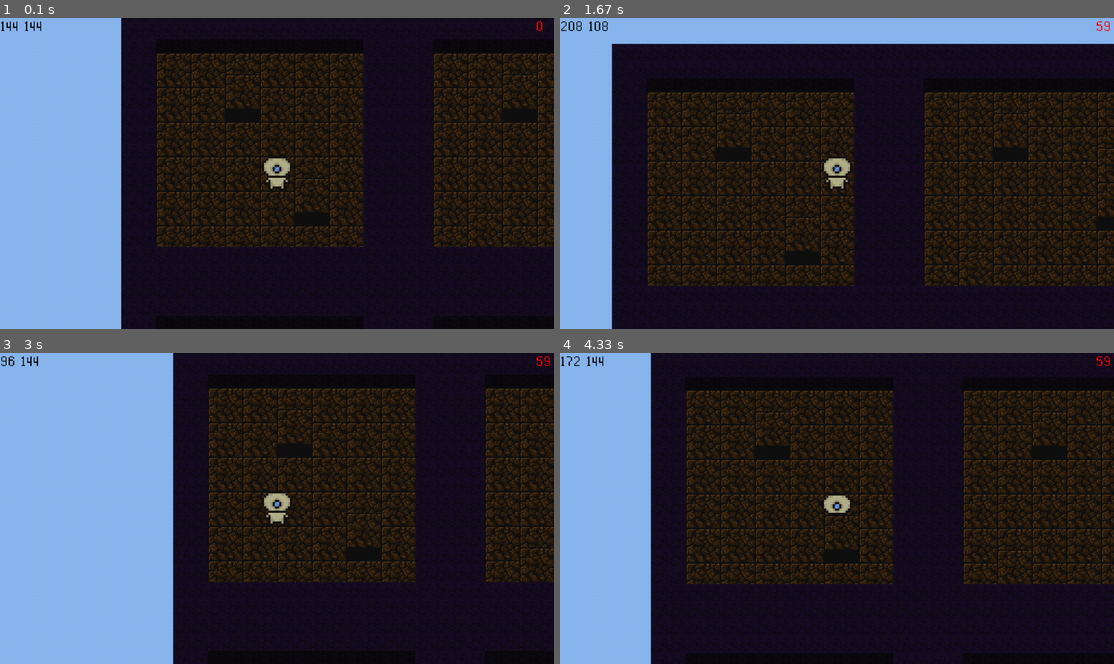
Above: before the commit, frames 1-4 (two rows, left to right).
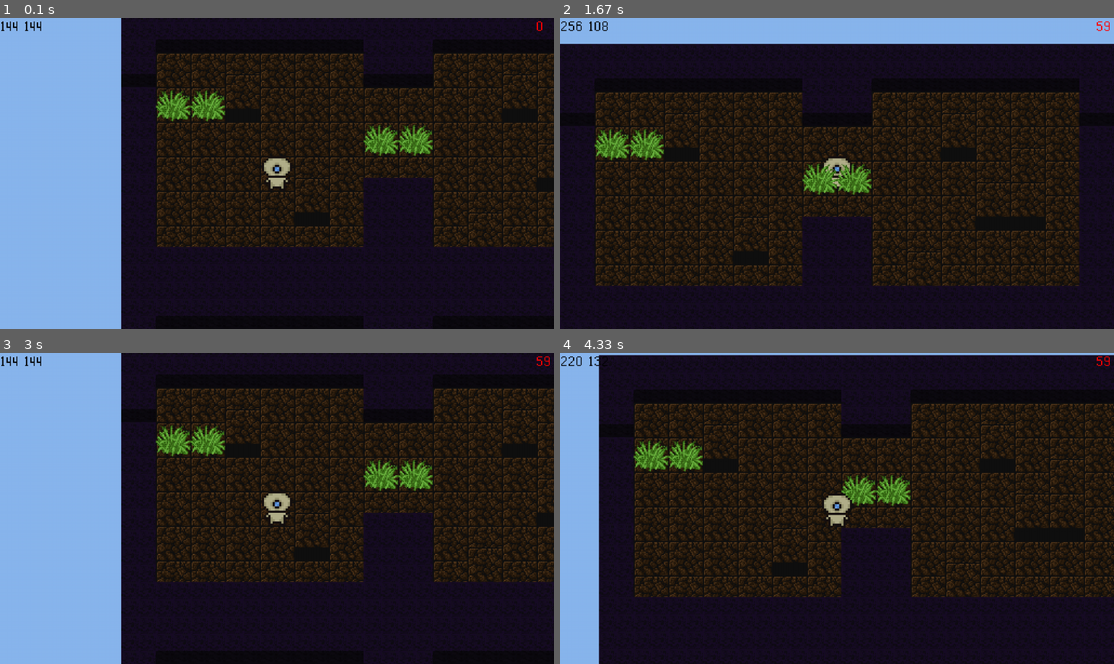
Above: after the commit, the same moments.

Repository: matswinkels/PYGAME-Project-Undergrounder
Game: pygame game, started from main.py
Two runs of this game, one before a commit and one after it. Both use one fixed random seed, a clock stepped at 60 frames per second and the inputs below.
Inputs (mouse positions are in pixels of both pictures, inside the frame that each line leads up to):
- Up to frame 1 (0.1 s): no input
- Up to frame 2 (1.67 s): hold Right 0.33-0.8 s; move the mouse to (814, 185) at 0.37 s; hold Up 0.83-1.13 s; hold Right 1.17-1.63 s
- Up to frame 3 (3 s): hold Left 1.67-2.2 s; hold Down 2.23-2.53 s; hold Left 2.57-2.97 s
- Up to frame 4 (4.33 s): hold Up 3-3.37 s; hold Right 3.4-4.03 s; hold Down from 4.07 s (still down)

The runs differ from the first frame. In frame 1, 2.9% of the frame differs, in the area x 21-100%, y 18-56%; in frame 2, 26%; in frame 3, 23%; in frame 4, 28%, in the area x 0-100%, y 0-100%.

Commit message:
entities rendering

Diff:
--- a/main.py
+++ b/main.py
@@ -34,6 +34,7 @@
         self.bottom_blocks = []
         self.upper_blocks = []
         self.entities = []
+        self.area = pygame.Rect(self.start_x, self.start_y, TILE_SIZE * 8, TILE_SIZE * 8)
 
     def create_bottom_blocks(self):
         """Create objects of Bottom class and associates them to particular chunk"""
@@ -59,6 +60,17 @@
                 elif tile == '2':   pass
                 elif tile == '3':   Barrier((self.start_x + map_x * TILE_SIZE, self.start_y + map_y * TILE_SIZE), '3', self)
                 elif tile == '4':   Barrier((self.start_x + map_x * TILE_SIZE, self.start_y + map_y * TILE_SIZE), '4', self)
+
+                map_x += 1
+            map_y += 1
+
+    def create_entities_block(self):
+        """Create objects of Entity class and associates them to particular chunk"""
+        map_y = 0
+        for row in self.emap:
+            map_x = 0
+            for tile in row:
+                if tile == '6':     Entity((self.start_x + map_x * TILE_SIZE, self.start_y + map_y * TILE_SIZE), '6', self)
 
                 map_x += 1
             map_y += 1
@@ -110,8 +122,8 @@
 
 class Entity(object):
     """Entity object: bushes, chests etc."""
-    def __init__(self, pos, id):
-        entities.append(self)
+    def __init__(self, pos, id, Chunk):
+        Chunk.entities.append(self)
         self.rect = pygame.Rect(pos[0], pos[1], TILE_SIZE, TILE_SIZE)
         self.id = id
 
@@ -250,24 +262,13 @@
                 elif upper.id == '4':   self.render_texture(TEXTURES['stone'], upper.rect.x, upper.rect.y - BOTTOMTILE_SIZE)
 
     def render_entities(self):
-        """render entities and player"""
-        for entity in entities:
-            if entity.id == '5': self.render_texture(
-                TEXTURES['deer'], entity.rect.x / TILE_SIZE, entity.rect.y / TILE_SIZE)
-            elif entity.id == '6': self.render_texture(
-                TEXTURES['bush'], entity.rect.x / TILE_SIZE, entity.rect.y / TILE_SIZE)
-
-    def render_player_entity_collision(self, player):
-        """render entities and player when occurs any collision between them"""
-        if player.rect.bottom > entities[player.rect.collidelist(entities)].rect.bottom - 2:
-            self.render_entities()
-            self.render_player_texture(player)
-        else:
-            self.render_player_texture(player)
-            self.render_entities()
+        """render entities"""
+        for chunk in chunks:
+            for entity in chunk.entities:
+                if entity.id == '6':    self.render_texture(TEXTURES['bush'], entity.rect.x, entity.rect.y)
 
     def update_camera_position(self, player):
-        '''update camera when a character is moving'''
+        '''update camera when player is moving'''
         self.camera_x += (player.rect.center[0] - self.camera_x - int(SURFACE_SIZE[0] / 2))
         self.camera_y += (player.rect.center[1] - self.camera_y - int(SURFACE_SIZE[1] / 2))
 
@@ -276,44 +277,68 @@
         pygame.quit()
         sys.exit()
 
+    def check_player_entity_collision(self, player):
+        """Checks if player collides with any of the entities and return list of entities if it's > 0, else returns False"""
+        colliding_entities = [] # container for colliding entities
+        for chunk in chunks:
+            for entity in chunk.entities:
+                if player.rect.colliderect(entity.rect):
+                    colliding_entities.append(entity)
+        if len(colliding_entities) != 0:
+            return colliding_entities
+        else:
+            return False
+
+    def render_player_entity_collision(self, entities, player):
+        """render entities and player when any collision between them occurs"""
+        for entity in entities:
+            if player.rect.bottom > entity.rect.bottom - 2:
+                self.render_entities()
+                self.render_player_texture(player)
+            else:
+                self.render_player_texture(player)
+                self.render_entities()
+
+
     def app_execute(self):
         '''main execute function'''
         if self.app_init() == False:
             self.running = False
 
-        player = Player()                                               # Create Player object
-        self.load_fonts()                                               # Load fonts
-        self.create_chunk_map(cmap1)                                    # Create Chunk objects from cmap
-        for chunk in chunks:
-            chunk.create_bottom_blocks()                                # Create Bottom objects chunk after chunk
-            chunk.create_upper_blocks()                                 # Create Barrier objects chunk after chunk
-        for chunk in chunks:                                            # Loop for testing
+        player = Player()                                                   # Create Player object
+        self.load_fonts()                                                   # Load fonts
+        self.create_chunk_map(cmap1)                                        # Create Chunk objects from cmap
+        for chunk in chunks:
+            chunk.create_bottom_blocks()                                    # Create Bottom objects chunk after chunk
+            chunk.create_upper_blocks()                                     # Create Barrier objects chunk after chunk
+            chunk.create_entities_block()                                   # Create Entity objects chunk after chunk
+        for chunk in chunks:                                                # Loop for testing
             pass
 
+
         while (self.running):
-            self.display.fill(self.background_color)                    # Fill display with background color
-            self.update_camera_position(player)                         # Update position of camera in relation to the player
-            self.app_event(player)                                      # Handles events
-            self.render_bottom_map()                                    # Render objects of bottom layer
-
-            if not player.rect.collidelistall(entities):
-                #player do not collide with any entities
-                self.render_player_texture(player)
-                self.render_entities()
+            self.display.fill(self.background_color)                        # Fill display with background color
+            self.update_camera_position(player)                             # Update position of camera in relation to the player
+            self.app_event(player)                                          # Handles events
+            self.render_bottom_map()                                        # Render objects of bottom layer
+
+            if self.check_player_entity_collision(player) is False:         # If player does not collide with any entities
+                self.render_player_texture(player)                          # Render player
+                self.render_entities()                                      # Render entities
             else:
-                #player collides with at least one of entities
-                self.render_player_entity_collision(player)
-
-            self.render_upper_map()                                     # Render objects of upper layer
-            self.render_player_coords(player)                           # Render player's coordinates
-            self.render_fps_value()                                     # Render current FPS value
-
-            surf = pygame.transform.scale(                              # Scale display to window size
+                self.render_player_entity_collision(                        # Render player/entity in relation to each other
+                    self.check_player_entity_collision(player),
+                    player)
+
+            self.render_upper_map()                                         # Render objects of upper layer
+            self.render_player_coords(player)                               # Render player's coordinates
+            self.render_fps_value()                                         # Render current FPS value
+            surf = pygame.transform.scale(                                  # Scale display to window size
                 self.display,
                 WINDOW_SIZE
             )
             self.screen.blit(surf, (0,0))
-            pygame.display.flip()                                       # Refresh display
+            pygame.display.flip()                                           # Refresh display
             self.clock.tick(60)
 
         self.cleanup()
--- a/maps/emap1.txt
+++ b/maps/emap1.txt
@@ -1,8 +1,8 @@
+00000000
+00000000
+06600000
+00000006
 00000000
 00000000
 00000000
 00000000
-00000000
-00000000
-00000000
-00000000
--- a/maps/emap2.txt
+++ b/maps/emap2.txt
@@ -1,8 +1,8 @@
 00000000
 00000000
 00000000
+60000000
+00006000
 00000000
 00000000
 00000000
-00000000
-00000000
--- a/maps/umap1.txt
+++ b/maps/umap1.txt
@@ -1,8 +1,8 @@
 33333333
 30000003
-30010003
-30000003
-30000003
+00010000
+00000000
+00000000
 30000103
 30000003
 33333333
--- a/maps/umap2.txt
+++ b/maps/umap2.txt
@@ -1,8 +1,8 @@
 33333333
 30000003
-30010003
-30000013
-30000013
+00010000
+00000100
+00001100
 30000003
 30100003
 33333333
